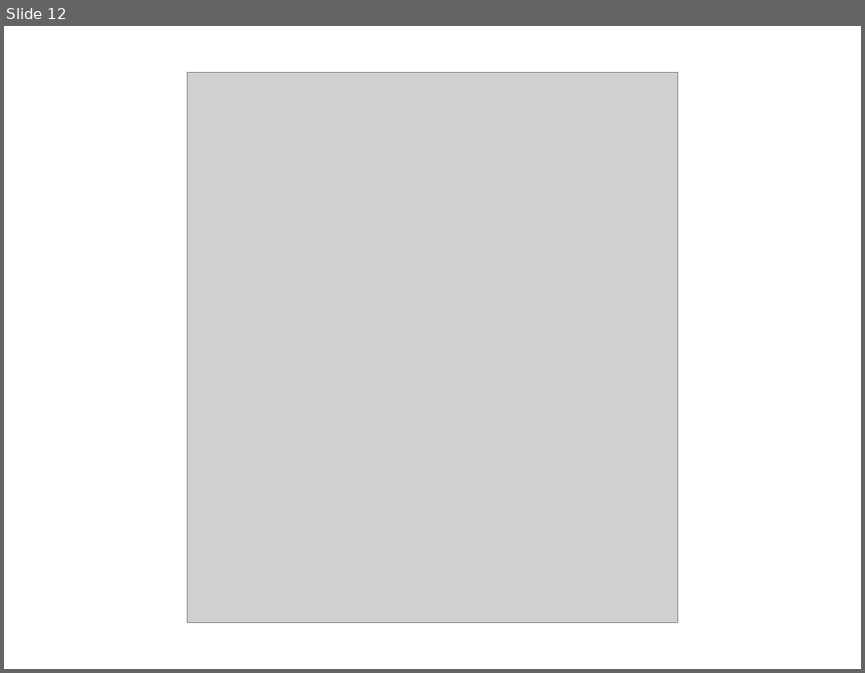
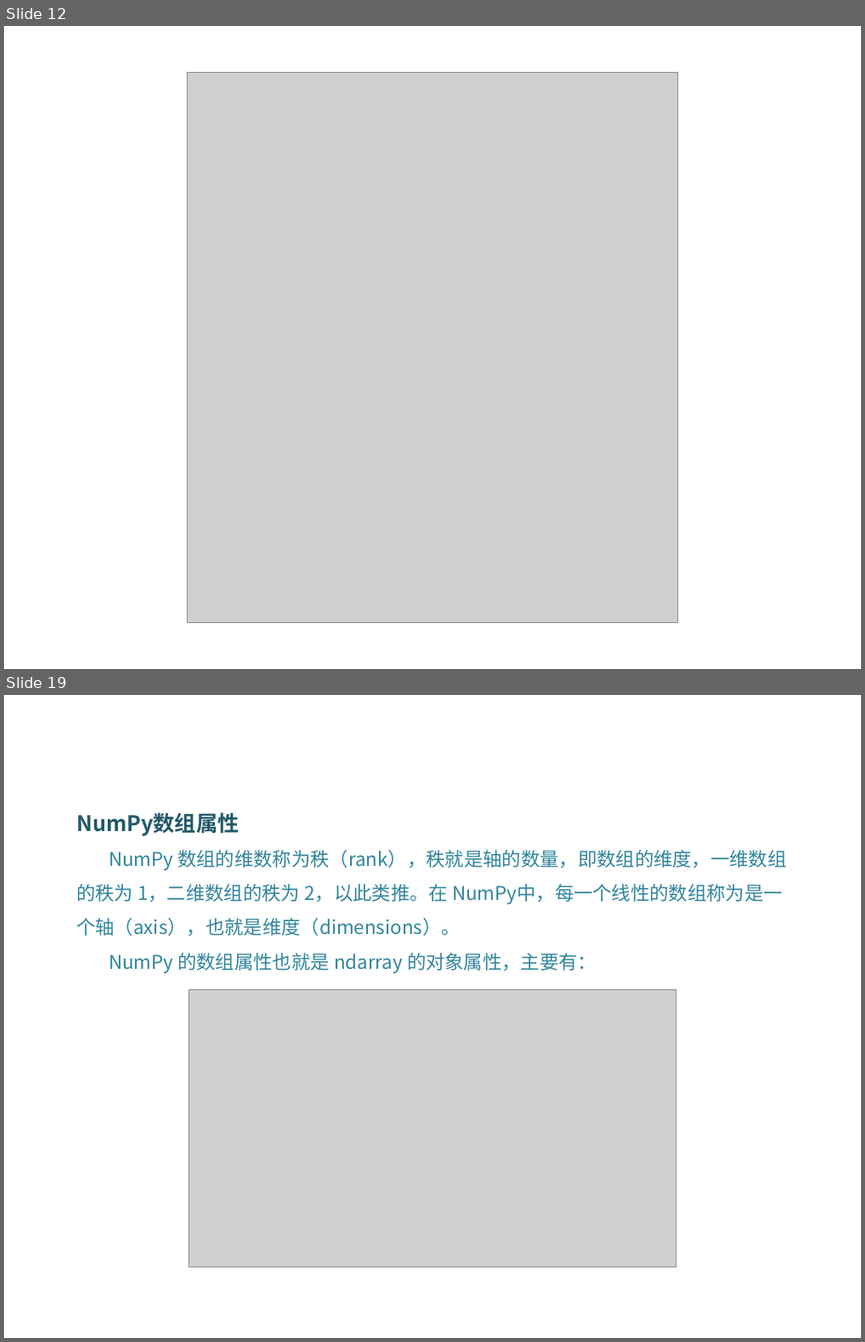
Before and after one commit to DataScienceCoding/Python-Data-Analysis, a slide deck: Python-Data-Analysis.pptx. Shown one above the other, each under a label of ours: slide 12 before the commit, slides 12 and 19 after it; the slides between them are not shown. The pictures are 865x673 and 865x1342 pixels, drawn with LibreOffice and Linux fonts; fonts in the diff are those of the drawing; grey boxes stand for pictures; background and template pictures are left out. Boxes give left, top, right and bottom in pixels: in the first picture for what was removed or moved away, otherwise in the second. Text is boxed around its words. In the diff, an @@ line names an element or a change of style, - is before the commit and + after.

```diff
--- a/Python-Data-Analysis.pptx
+++ b/Python-Data-Analysis.pptx
@@ slide 19 added at (4,695,861,1338), background picture (left out) @@
@@ text added at (76,812,786,973), 16 pt, text #31859C @@
+NumPy数组属性
+NumPy 数组的维数称为秩（rank），秩就是轴的数量，即数组的维度，一维数组的秩为 1，二维数组的秩为 2，以此类推。在 NumPy中，每一个线性的数组称为是一个轴（axis），也就是维度（dimensions）。
+NumPy 的数组属性也就是 ndarray 的对象属性，主要有：
@@ picture added at (189,990,676,1267) @@
```
Also in this commit, not shown: 27 other slides added, 5 other files.
